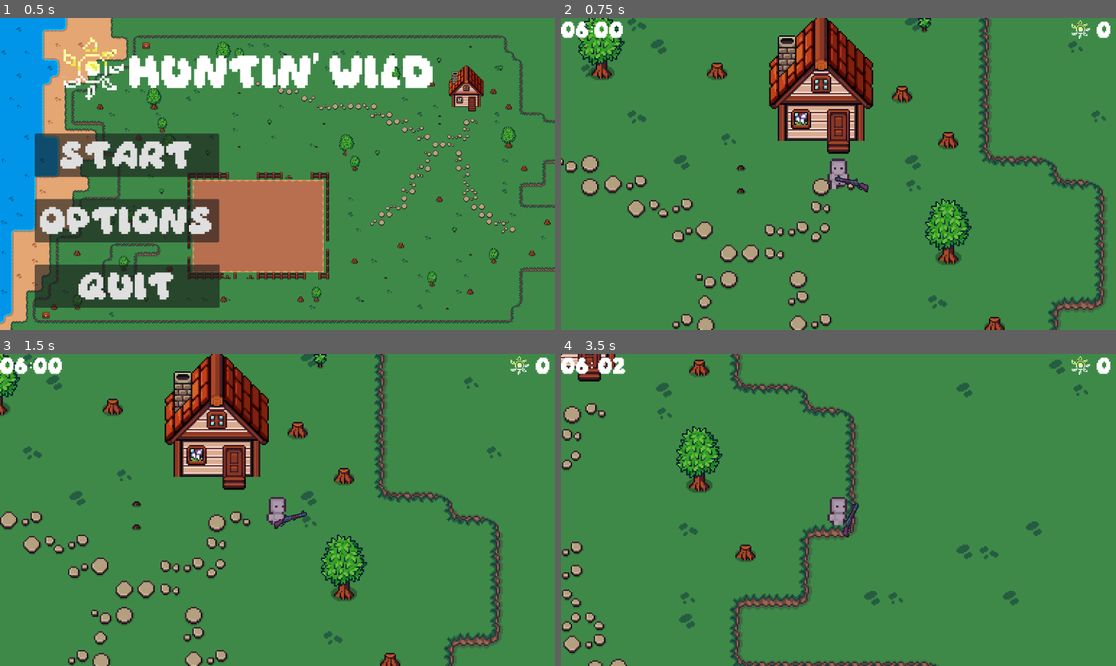
Above: before the commit, frames 1-4 (two rows, left to right).
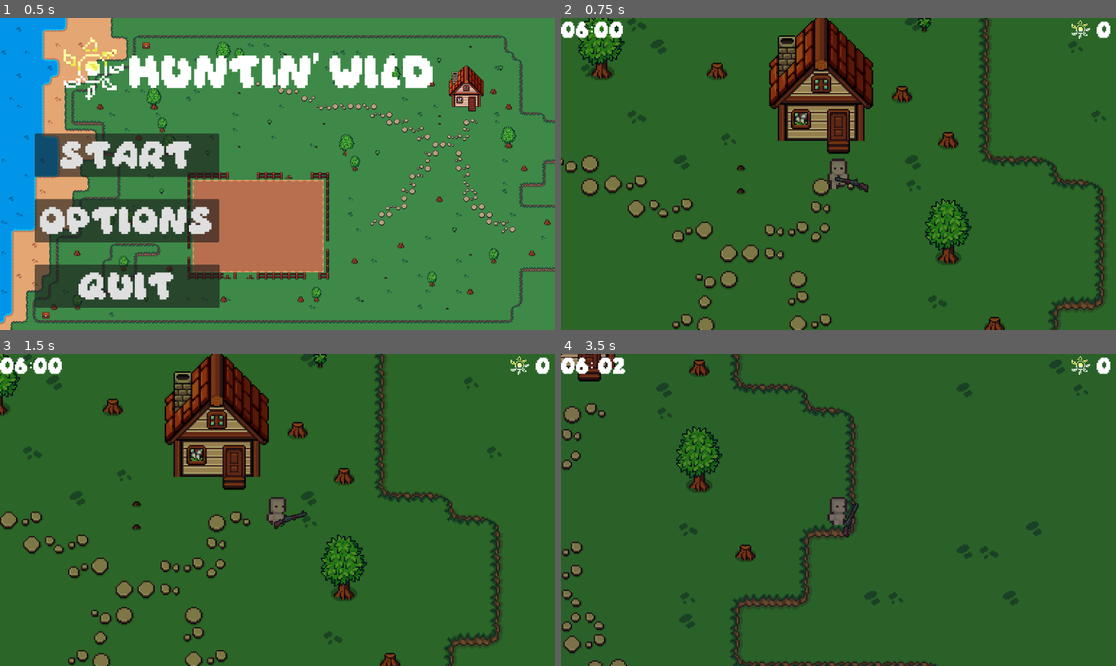
Above: after the commit, the same moments.

Repository: MahderK/huntin-wild
Game: Godot game, scene res://Scenes/main_menu.tscn
The game is run twice, just before and just after one commit, with the same random seed, the same clock (stepped at 60 frames per second) and the same inputs.
Inputs (mouse positions are in pixels of both pictures, inside the frame that each line leads up to):
- Up to frame 1 (0.5 s): no input
- Up to frame 2 (0.75 s): click "Start" at 0.5 s
- Up to frame 3 (1.5 s): tap Enter at 1.25 s; move the mouse to (399, 494) at 1.27 s; hold D (right) from 1.28 s (still down)
- Up to frame 4 (3.5 s): move the mouse to (727, 525) at 2.02 s; release D (right) at 2.03 s; hold Down (down) 2.03-2.78 s; move the mouse to (894, 441) at 2.77 s; hold D (right) from 2.78 s (still down)

Frame 1 is identical in both runs. In frame 2, 95% of the frame differs, in the area x 0-100%, y 0-100%; in frame 3, 95%; in frame 4, 98%.

Commit message:
Finished day-night cycle

Diff:
--- a/Scenes/game.tscn
+++ b/Scenes/game.tscn
@@ -19,6 +19,10 @@
 [ext_resource type="Texture2D" uid="uid://dyb1ewuqxnlup" path="res://Assets/Cute_Fantasy_Free/Tiles/FarmLand_Tile.png" id="15_vm72l"]
 [ext_resource type="Texture2D" uid="uid://8oi5tgkpm6" path="res://Assets/Cute_Fantasy_Free/Tiles/Beach_Tile.png" id="16_22asu"]
 [ext_resource type="PackedScene" uid="uid://b5c8g5y37hsqu" path="res://Scenes/hud.tscn" id="18_85qyi"]
+
+[sub_resource type="Gradient" id="Gradient_iivbl"]
+offsets = PackedFloat32Array(0, 0.325581, 0.542636, 0.751938, 1)
+colors = PackedColorArray(0.533333, 0.294118, 1, 1, 0.690196, 0.741176, 0.537255, 1, 1, 1, 1, 1, 1, 0.741176, 0.537255, 1, 0.533333, 0.294118, 1, 1)
 
 [sub_resource type="TileSetAtlasSource" id="TileSetAtlasSource_ewbju"]
 texture = ExtResource("3_ldgsr")
@@ -445,6 +449,7 @@
 
 [node name="Game" type="Node2D"]
 script = ExtResource("1_iivbl")
+day_night_gradient = SubResource("Gradient_iivbl")
 
 [node name="TileMap" type="TileMap" parent="."]
 texture_filter = 1
@@ -456,7 +461,7 @@
 layer_1/tile_data = PackedInt32Array(1179679, 65546, 1, 1179680, 65546, 1, 852029, 6, 3, 852028, 131078, 0, 917564, 262 …(5122 unchanged characters)…
 layer_2/name = "non-collision foreground2"
 layer_3/name = "collision foreground"
-layer_3/tile_data = PackedInt32Array(458810, 589827, 1, 5243 …(2138 unchanged characters)… 458757, 0, 1048621, 458757, 1, 1114157, 262149, 0, 393266, 393221, 0, 458802, 393221, 1,  …(3273 unchanged characters)…
+layer_3/tile_data = PackedInt32Array(458810, 589827, 1, 5243 …(2138 unchanged characters)… 458757, 0, 1048621, 458757, 1, 1114157, 458757, 2, 393266, 393221, 0, 458802, 393221, 1,  …(3273 unchanged characters)…
 
 [node name="Player" parent="." instance=ExtResource("1_ebmjs")]
 position = Vector2(980, 208)
@@ -465,3 +470,8 @@
 position = Vector2(6, 4.66667)
 
 [node name="HUD" parent="." instance=ExtResource("18_85qyi")]
+
+[node name="CanvasModulate" type="CanvasModulate" parent="."]
+color = Color(0.690196, 0.741176, 0.537255, 1)
+
+[connection signal="time_change" from="HUD" to="." method="_on_hud_time_change"]
--- a/Scripts/game.gd
+++ b/Scripts/game.gd
@@ -1,11 +1,9 @@
 extends Node2D
 
+@export var day_night_gradient: Gradient
+@onready var modulate_node = $CanvasModulate
 
-# Called when the node enters the scene tree for the first time.
-func _ready() -> void:
-	pass # Replace with function body.
-
-
-# Called every frame. 'delta' is the elapsed time since the previous frame.
-func _process(delta: float) -> void:
-	pass
+func _on_hud_time_change(total_seconds:Variant) -> void:
+	var progress = float(total_seconds) / 1000.0
+	var final_color = day_night_gradient.sample(progress)
+	modulate_node.color = final_color
--- a/Scripts/hud.gd
+++ b/Scripts/hud.gd
@@ -13,7 +13,7 @@
 
 func _on_timer_timeout() -> void:
 	tot_time_in_sec += 1
-	var hour = int(tot_time_in_sec/ 50)
+	var hour = float(tot_time_in_sec/ 50)
 	var minute = (tot_time_in_sec % 50) * 1.2
 
 	$Clock.text = '%02d: %02d' % [hour, minute]
@@ -21,4 +21,4 @@
 	time_change.emit(tot_time_in_sec)
 
 	if tot_time_in_sec >= 1199:
-		tot_time_in_sec = 300
+		tot_time_in_sec = 0
Not shown: 1 places in Scenes/game.tscn that only renumber resources
